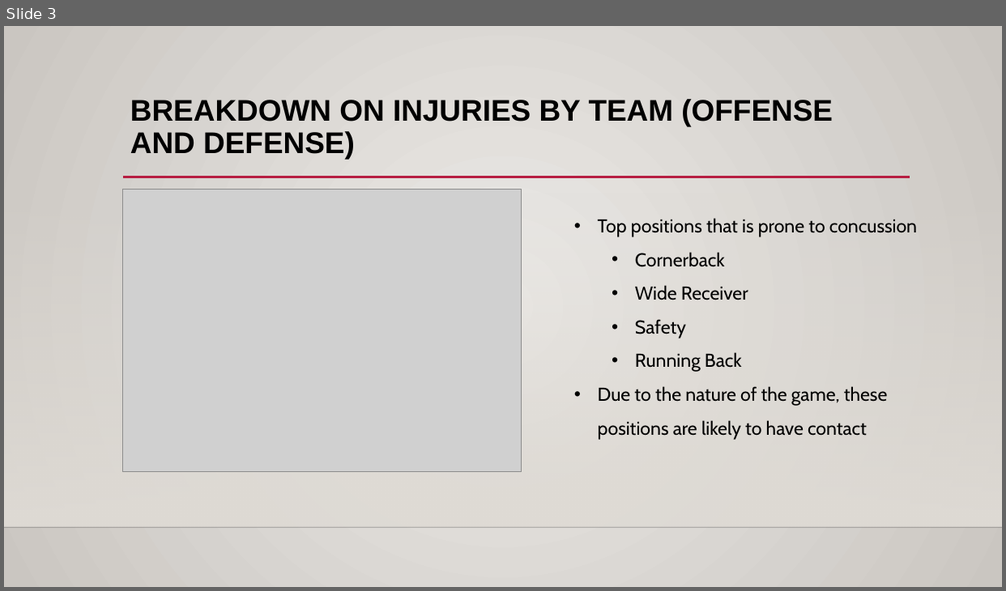
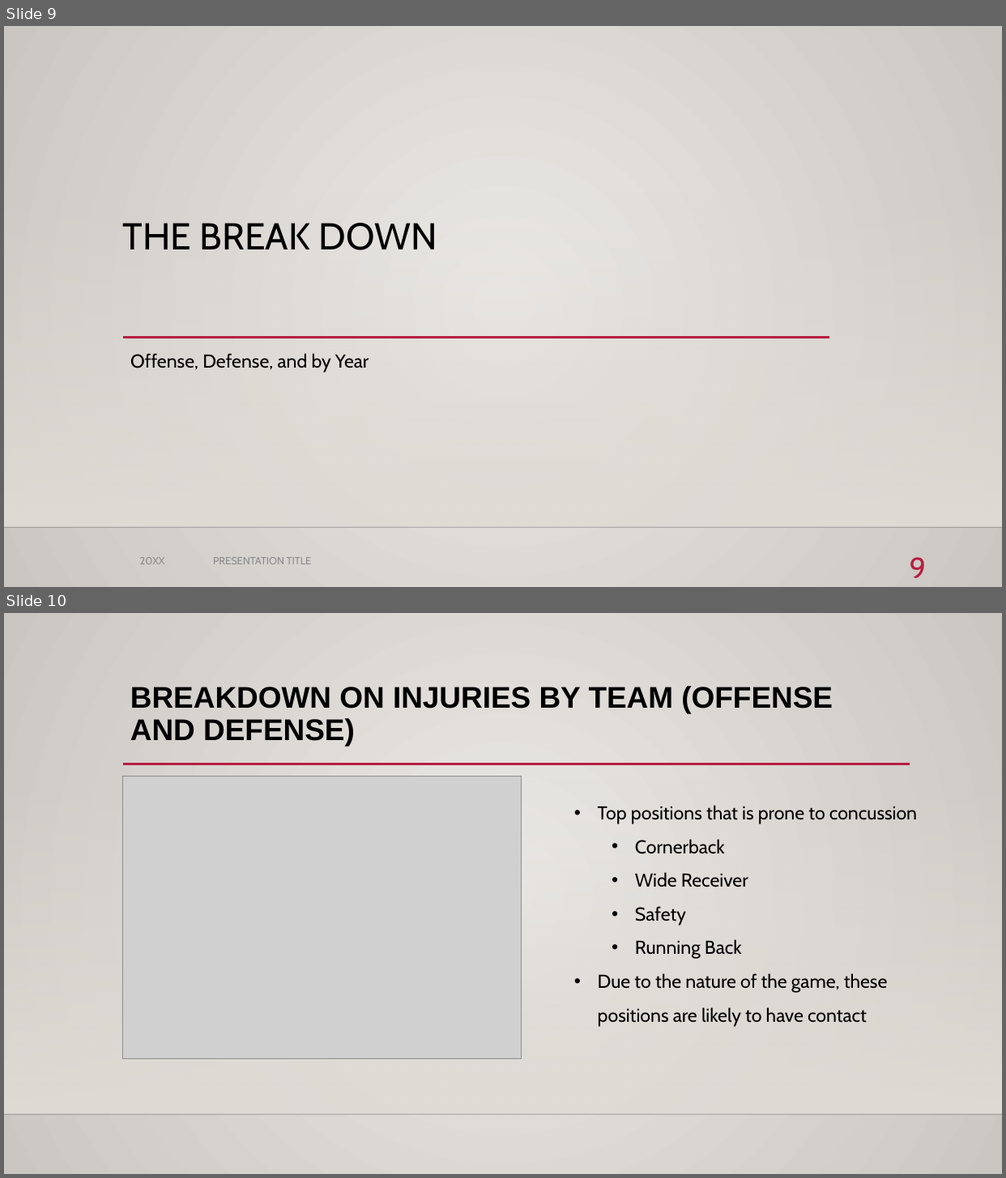
Before and after one commit to DunieCarrasco/nfl_concussion_analysis, a slide deck: NFL_concussion_study.pptx. Shown one above the other, each under a label of ours: slide 3 before the commit, slides 9 and 10 after it. The pictures are 1006x591 and 1006x1178 pixels, drawn with LibreOffice and Linux fonts; fonts in the diff are those of the drawing; grey boxes stand for pictures; background and template pictures are left out. Boxes give left, top, right and bottom in pixels: in the first picture for what was removed or moved away, otherwise in the second. Text is boxed around its words. In the diff, an @@ line names an element or a change of style, - is before the commit and + after.

```diff
--- a/NFL_concussion_study.pptx
+++ b/NFL_concussion_study.pptx
@@ slide 9 added at <box>4,26,1002,587</box>, background gradient #ECEAE7 to #CAC7C1; not listed: 2 template elements that a slide beside it also shows @@
@@ title added at <box>123,223,437,250</box>, 36 pt, text #000000 @@
+THE BREAK DOWN
@@ line added from (123, 337) to (829, 337), #B71E42 2.5 pt @@
@@ text added at <box>130,353,368,373</box>, 18 pt, text #000000 @@
+Offense, Defense, and by Year
@@ text added at <box>140,557,165,565</box>, 10 pt, text #8C8C8C @@
+20XX
@@ text added at <box>213,557,311,565</box>, 10 pt, text #8C8C8C @@
+PRESENTATION TITLE
@@ page number added at <box>910,557,926,578</box>, 28 pt, text #B71E42 @@
+9
@@ what was slide 3 is now slide 10 @@
```
Also in this commit, not shown: 2 slides changed, 10 other slides added.
